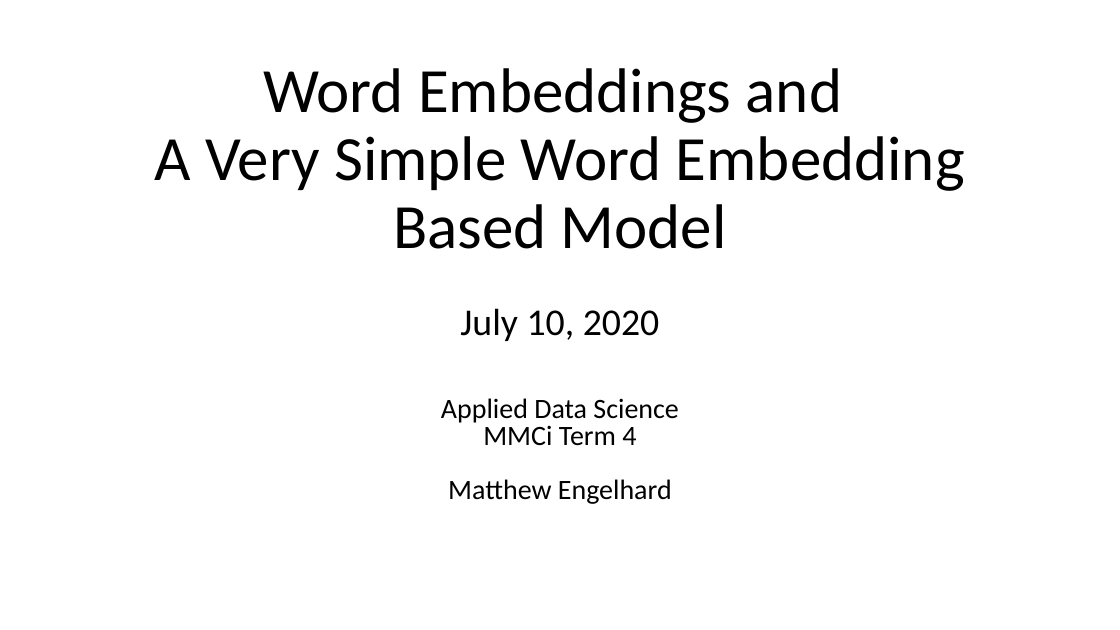
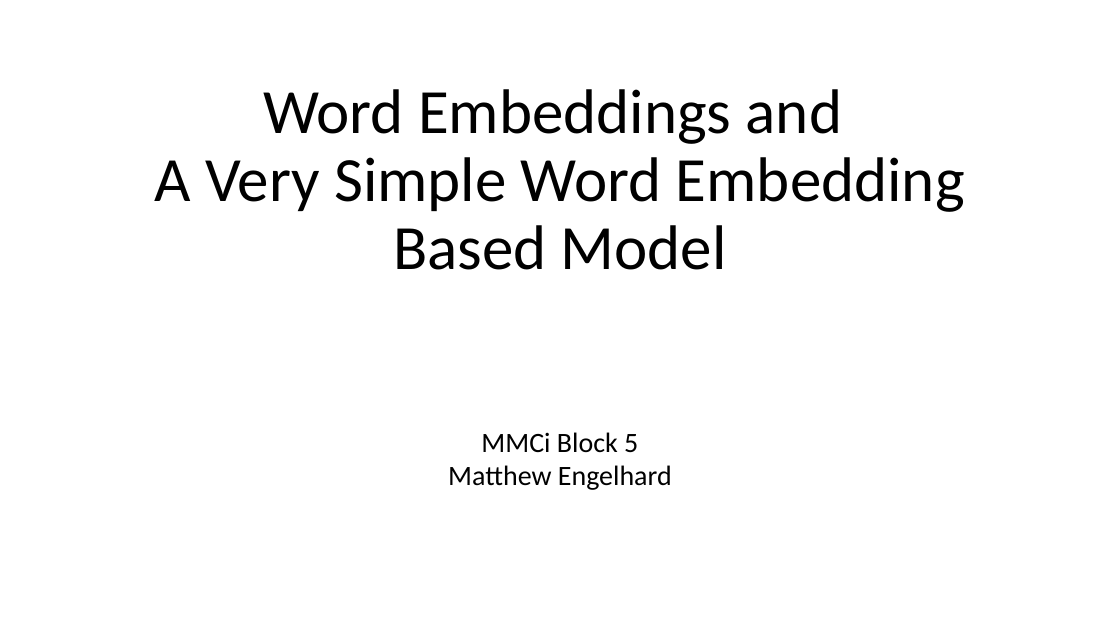
Before and after one commit to mengelhard/mmci_applied_ds, a slide deck: slide 1 of lectures/ll12.pptx. Drawn at 1120x630 pixels with LibreOffice and Linux fonts; fonts in the diff are those of the drawing. Boxes give left, top, right and bottom in pixels: in the first picture for what was removed or moved away, otherwise in the second. Text is boxed around its words. In the diff, an @@ line names an element or a change of style, - is before the commit and + after.

```diff
--- a/lectures/ll12.pptx
+++ b/lectures/ll12.pptx
@@ title at box(155, 89, 965, 270): text changed @@
-Word Embeddings and
-A Very Simple Word Embedding Based Model
-July 10, 2020
+Word Embeddings and
+A Very Simple Word Embedding Based Model
@@ subtitle "MMCi Block 5": place and size @@
-subtitle "MMCi Block 5" at box(441, 398, 678, 504)
+subtitle "MMCi Block 5" at box(448, 432, 672, 490)
@@ subtitle at box(481, 432, 638, 452): text changed @@
-Applied Data Science
-MMCi Term 4
+MMCi Block 5
@@ subtitle at box(448, 465, 672, 490): line spacing 0.8 to 0.9 @@
```
Also in this commit, not shown: 26 slides removed, 4 other files.
